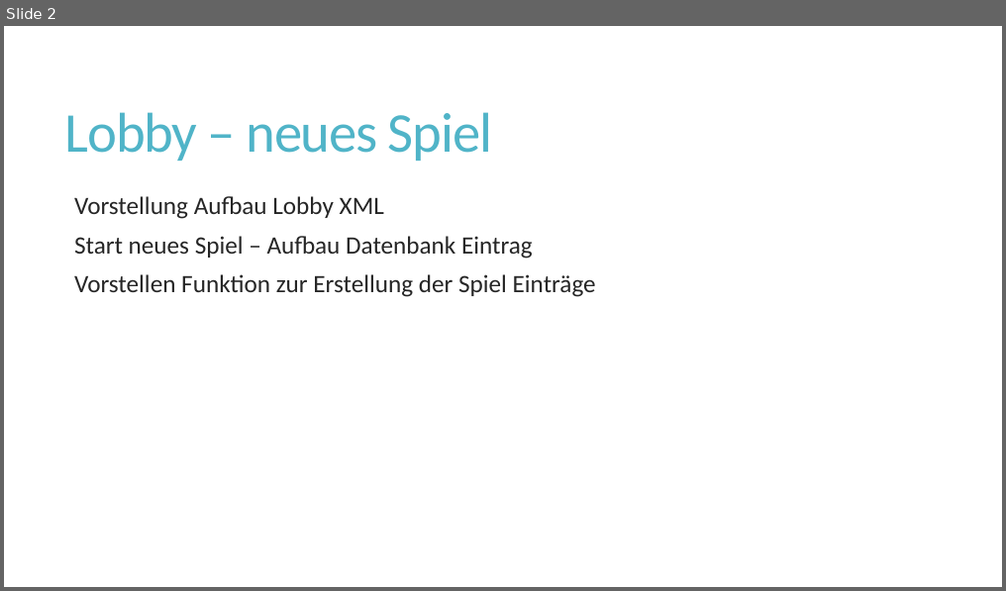
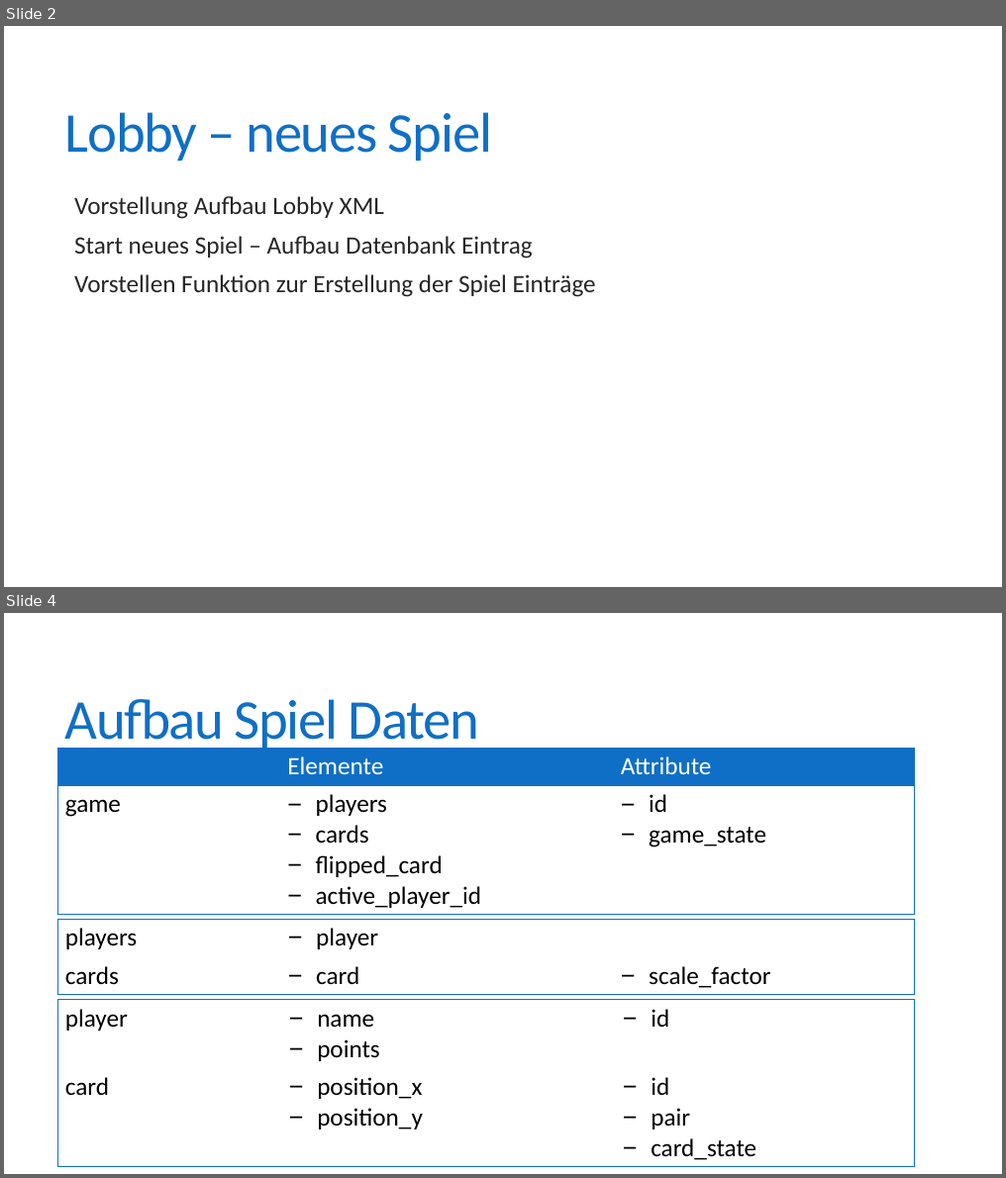
Before and after one commit to fborrmann/memory_game, a slide deck: Memory.pptx. Shown one above the other, each under a label of ours: slide 2 before the commit, slides 2 and 4 after it; the slides between them are not shown. The pictures are 1006x591 and 1006x1178 pixels, drawn with LibreOffice and Linux fonts; fonts in the diff are those of the drawing. Boxes give left, top, right and bottom in pixels: in the first picture for what was removed or moved away, otherwise in the second. Text is boxed around its words. In the diff, an @@ line names an element or a change of style, - is before the commit and + after.

```diff
--- a/Memory.pptx
+++ b/Memory.pptx
@@ slide 4 added at (4,613,1002,1174), background #FFFFFF @@
@@ title added at (65,699,480,752), 54 pt, text #0F6FC6 @@
+Aufbau Spiel Daten
@@ table added at (57,748,915,912), 2 rows, 3 columns @@
+ | Elemente | Attribute
+game | players / cards / flipped_card / active_player_id | id / game_state
@@ table added at (57,919,915,994), 2 rows, 3 columns @@
+players | player | 
+cards | card | scale_factor
@@ table added at (57,1000,915,1164), 2 rows, 3 columns @@
+player | name / points | id
+card | position_x / position_y | id / pair / card_state
@@ slide 2 changed as well @@
@@ title "Lobby – neues Spiel" at (65,112,492,161): text colour #50B4C8 to #0F6FC6 @@
```
Also in this commit, not shown: 4 other slides changed, 3 other slides added.
